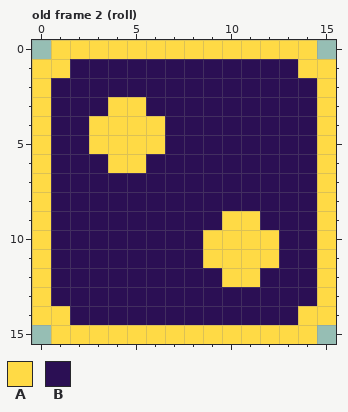
Pixel-art file, stored at assets/dice-roll-rainbow.aseprite. The first picture shows the starting point.
16x16 pixels, 6 frames. Shown: old frame 2 (roll).
Palette (. is transparent): A #ffda45  B #2b0f54
Pixels before, old frame 2 (roll), first column x 0:
 0 .AAAAAAAAAAAAAA.
 1 AABBBBBBBBBBBBAA
 2 ABBBBBBBBBBBBBBA
 3 ABBBAABBBBBBBBBA
 4 ABBAAAABBBBBBBBA
 5 ABBAAAABBBBBBBBA
 6 ABBBAABBBBBBBBBA
 7 ABBBBBBBBBBBBBBA
 8 ABBBBBBBBBBBBBBA
 9 ABBBBBBBBBAABBBA
10 ABBBBBBBBAAAABBA
11 ABBBBBBBBAAAABBA
12 ABBBBBBBBBAABBBA
13 ABBBBBBBBBBBBBBA
14 AABBBBBBBBBBBBAA
15 .AAAAAAAAAAAAAA.
The same view after the edit:
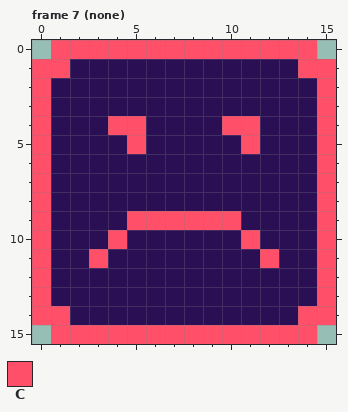
Colours new in this view: C #ff4f69
A new or re-ordered frame is compared with the old frame closest to it.
Changes in this commit:
frames 6 -> 7
Frame 7 (none) is new; against old frame 2 (roll):
The edit turns colour A into colour B in row 3 at x 4 to 5; in row 4 at x 3 and 6; in row 5 at x 3 to 4 and 6; in row 6 at x 4 to 5; in row 9 at x 11; in row 10 at x 9 to 10 and 12.
The edit turns colour A into colour B in row 11 at x 9 to 11; in row 12 at x 10 to 11.
The edit turns colour A into colour C in row 0 at x 1 to 14; in row 1 at x 0 to 1 and 14 to 15; in rows 2 to 3 at x 0 and 15; in row 4 at x 0, 4 to 5 and 15; in row 5 at x 0, 5 and 15; in rows 6 to 8 at x 0 and 15.
The edit turns colour A into colour C in row 9 at x 0, 10 and 15; in row 10 at x 0, 11 and 15; in row 11 at x 0, 12 and 15; in rows 12 to 13 at x 0 and 15; in row 14 at x 0 to 1 and 14 to 15; in row 15 at x 1 to 14.
The edit turns colour B into colour C in row 4 at x 10 to 11; in row 5 at x 11; in row 9 at x 5 to 9; in row 10 at x 4; in row 11 at x 3.
Pixel boxes of the changes (left, top, right, bottom) in both pictures:
changed: (32, 40, 336, 344)
